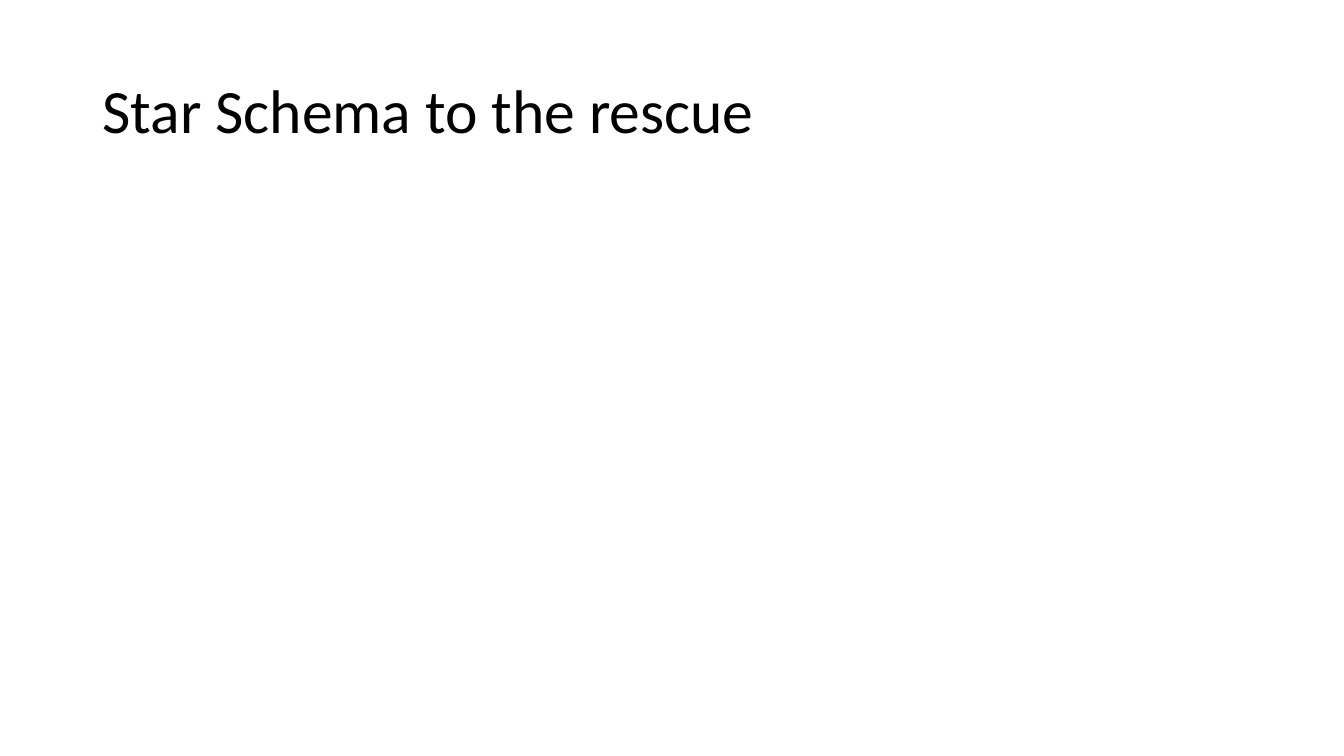
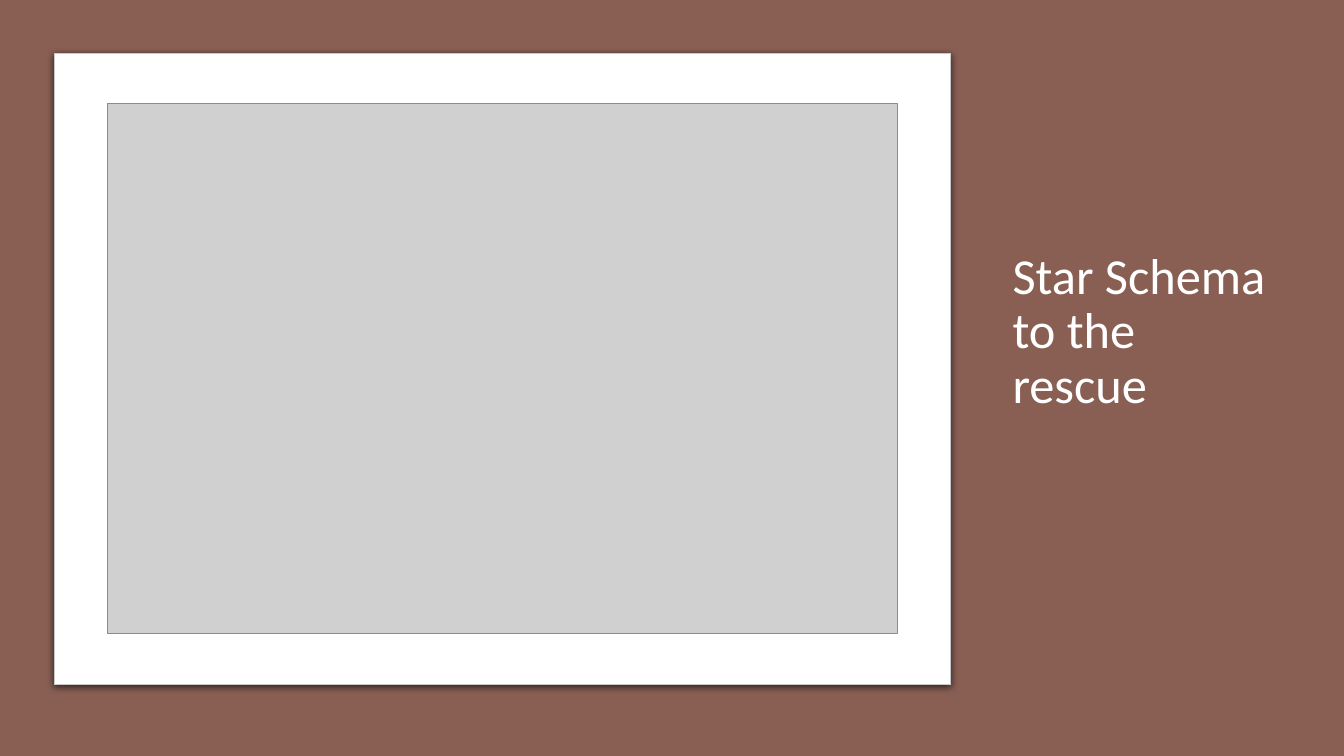
Before and after one commit to djouallah/projectcontrolpresentation, a slide deck: slide 5 of PowerBI as an integration tool in Project Controls.pptx. Drawn at 1344x756 pixels with LibreOffice and Linux fonts; fonts in the diff are those of the drawing; grey boxes stand for pictures. Boxes give left, top, right and bottom in pixels: in the first picture for what was removed or moved away, otherwise in the second. Text is boxed around its words. In the diff, an @@ line names an element or a change of style, - is before the commit and + after.

```diff
--- a/PowerBI as an integration tool in Project Controls.pptx
+++ b/PowerBI as an integration tool in Project Controls.pptx
@@ background #FFFFFF to #E7E6E6 @@
@@ rectangle added at box(0, 0, 1344, 756), fill #895F54 @@
@@ rounded rectangle added at box(54, 53, 951, 685), fill #FFFFFF, outline #C8CACA 0.75 pt @@
@@ title "Star Schema to the rescue": place and size @@
-title "Star Schema to the rescue" at box(102, 90, 753, 134)
+title "Star Schema to the rescue" at box(1013, 259, 1265, 404)
@@ title "Star Schema to the rescue" at box(1013, 259, 1265, 404): size 44 to 36 pt, text colour #000000 to #FFFFFF @@
@@ picture added at box(108, 104, 897, 634) @@
```
Also in this commit, not shown: 4 other slides changed, 4 slides added.
